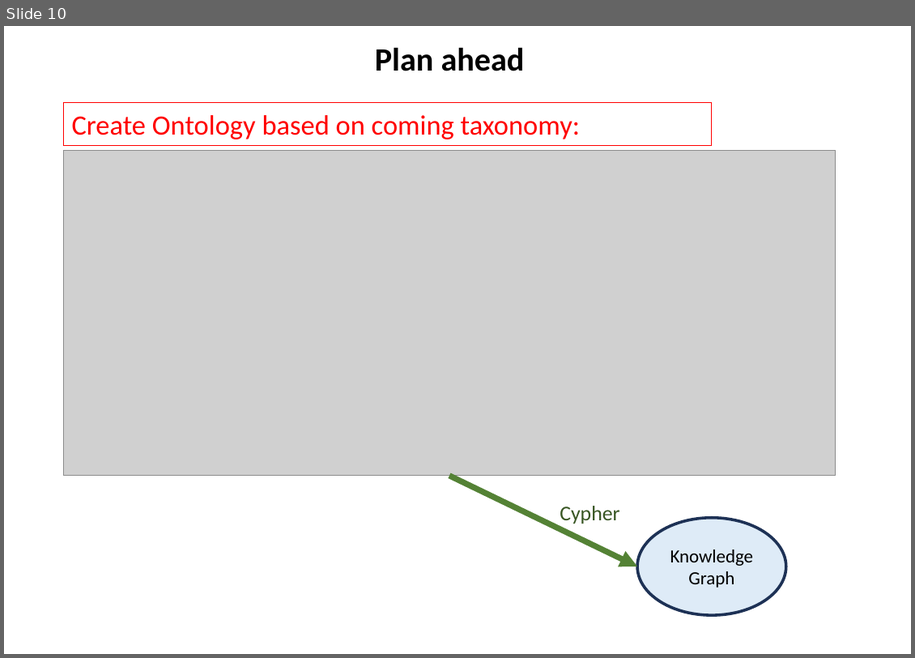
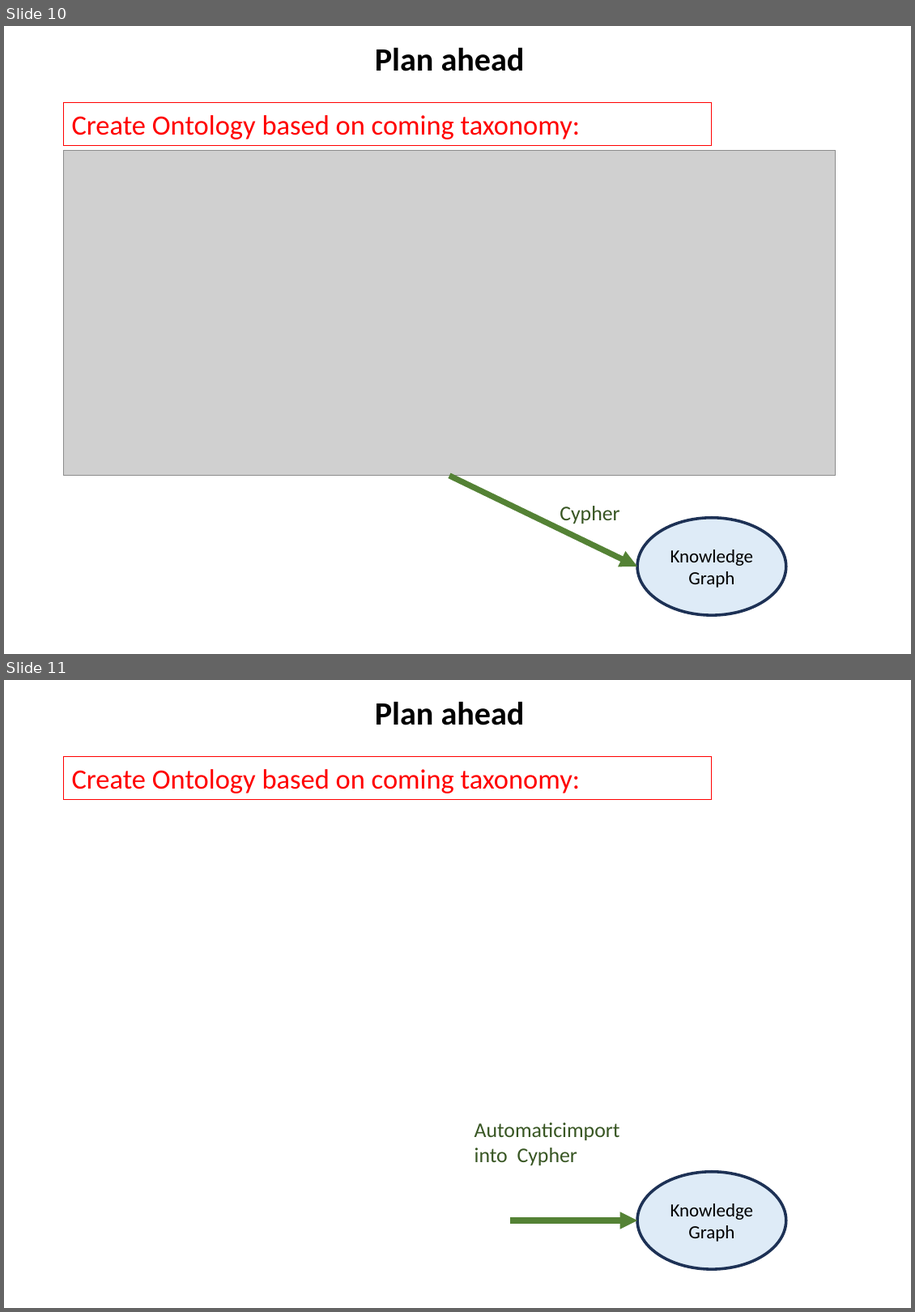
Before and after one commit to rainergo/UASFRA-MS-KnowledgeGraph, a slide deck: project/Project.pptx. Shown one above the other, each under a label of ours: slide 10 before the commit, slides 10 and 11 after it. The pictures are 915x658 and 915x1312 pixels, drawn with LibreOffice and Linux fonts; fonts in the diff are those of the drawing; grey boxes stand for pictures. Boxes give left, top, right and bottom in pixels: in the first picture for what was removed or moved away, otherwise in the second. Text is boxed around its words. In the diff, an @@ line names an element or a change of style, - is before the commit and + after.

Commit message:
XBRLs included

```diff
--- a/project/Project.pptx
+++ b/project/Project.pptx
@@ slide 11 added at (x1=4, y1=680, x2=911, y2=1308), background #FFFFFF @@
@@ text added at (x1=375, y1=701, x2=525, y2=725), 28 pt, text #000000, bold @@
+Plan ahead
@@ rectangle added at (x1=63, y1=757, x2=712, y2=799), outline #FF0000 0.75 pt, 24 pt, text #FF0000 @@
+Create Ontology based on coming taxonomy:
@@ text added at (x1=475, y1=1122, x2=620, y2=1165), 18 pt, text #385723 @@
+Automaticimport into Cypher
@@ ellipse added at (x1=638, y1=1172, x2=787, y2=1269), fill #DEEBF7, outline #1E3256 2.5 pt, 16 pt, text #000000 @@
+Knowledge Graph
@@ arrow added from (510, 1220) to (638, 1220), #548235 5 pt @@
```
